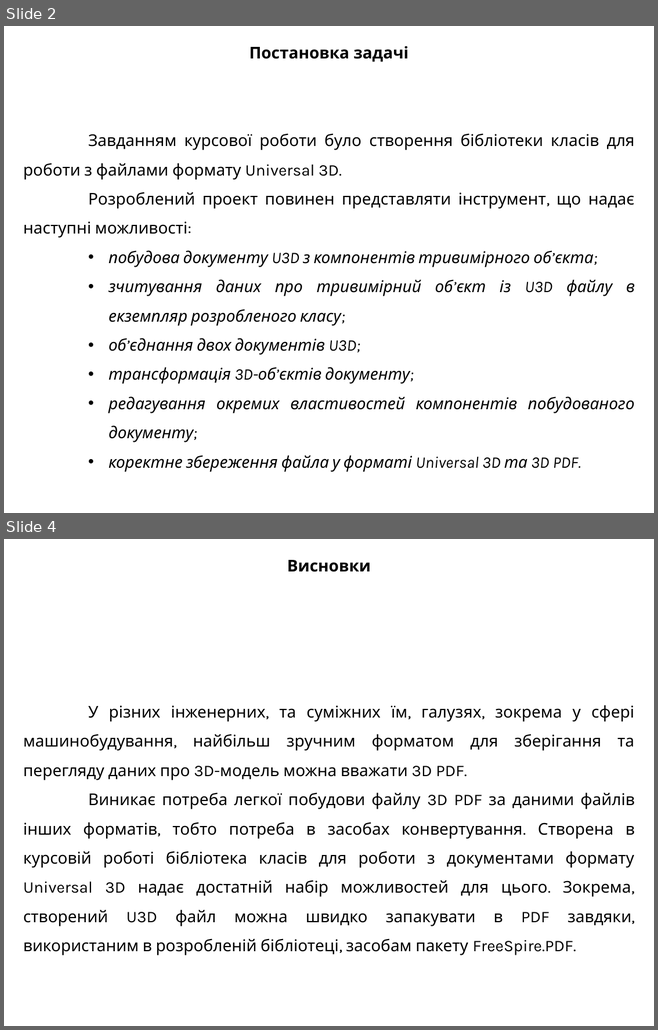
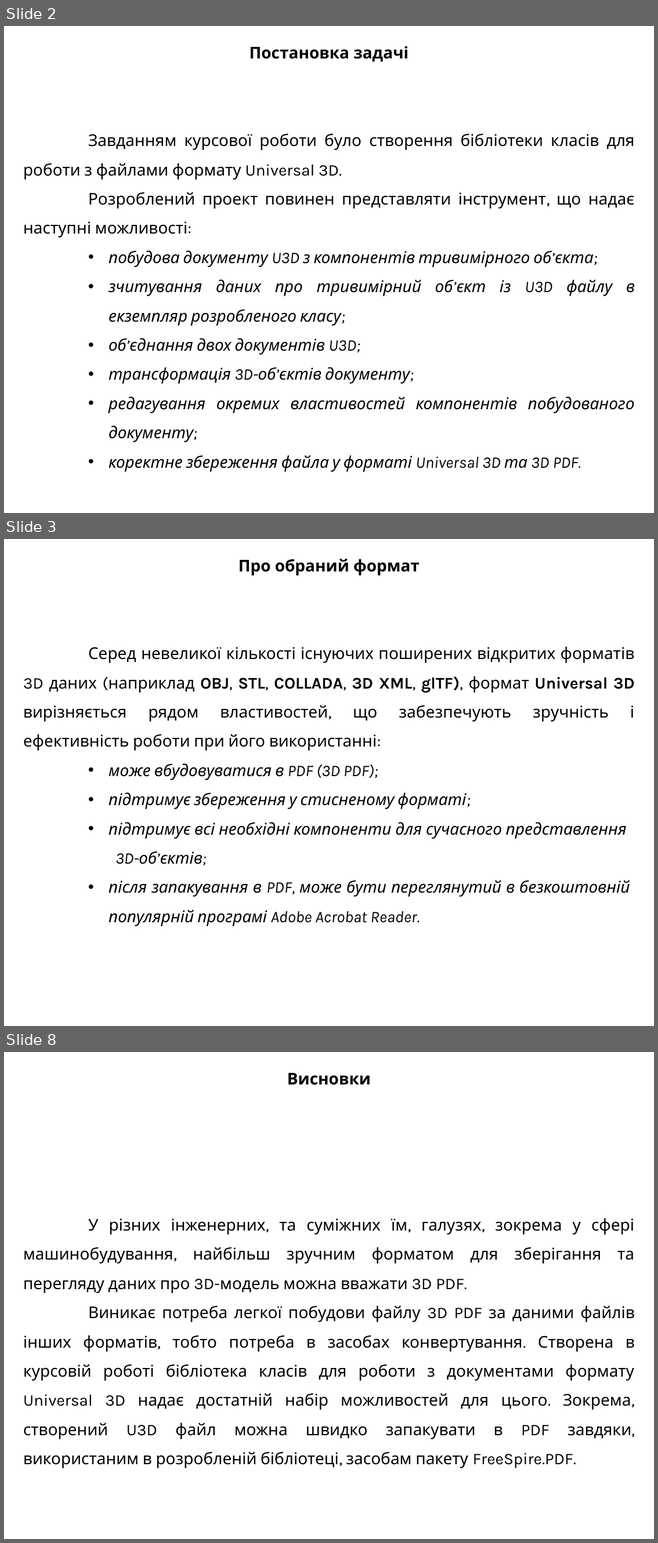
Before and after one commit to heo732/University-Course_3, a slide deck: CourseProject/Presentation/U3DSpace.pptx. Shown one above the other, each under a label of ours: slides 2 and 4 before the commit, slides 2, 3 and 8 after it; the slides between them are not shown. The pictures are 658x1030 and 658x1543 pixels, drawn with LibreOffice and Linux fonts; fonts in the diff are those of the drawing. Boxes give left, top, right and bottom in pixels: in the first picture for what was removed or moved away, otherwise in the second. Text is boxed around its words. In the diff, an @@ line names an element or a change of style, - is before the commit and + after.

```diff
--- a/CourseProject/Presentation/U3DSpace.pptx
+++ b/CourseProject/Presentation/U3DSpace.pptx
@@ slide 3 added at box(4, 539, 654, 1026), background #FFFFFF @@
@@ text added at box(23, 559, 634, 926), 18 pt, text #000000 @@
+Про обраний формат
+Серед невеликої кількості існуючих поширених відкритих форматів 3D даних (наприклад OBJ, STL, COLLADA, 3D XML, glTF), формат Universal 3D вирізняється рядом властивостей, що забезпечують зручність і ефективність роботи при його використанні:
+    • може вбудовуватися в PDF (3D PDF);
+    • підтримує збереження у стисненому форматі;
+    • підтримує всі необхідні компоненти для сучасного представлення 3D-об’єктів;
+    • після запакування в PDF, може бути переглянутий в безкоштовній популярній програмі Adobe Acrobat Reader.
@@ what was slide 4 is now slide 8 @@
```
Also in this commit, not shown: 4 other slides added, 1 slide removed.
